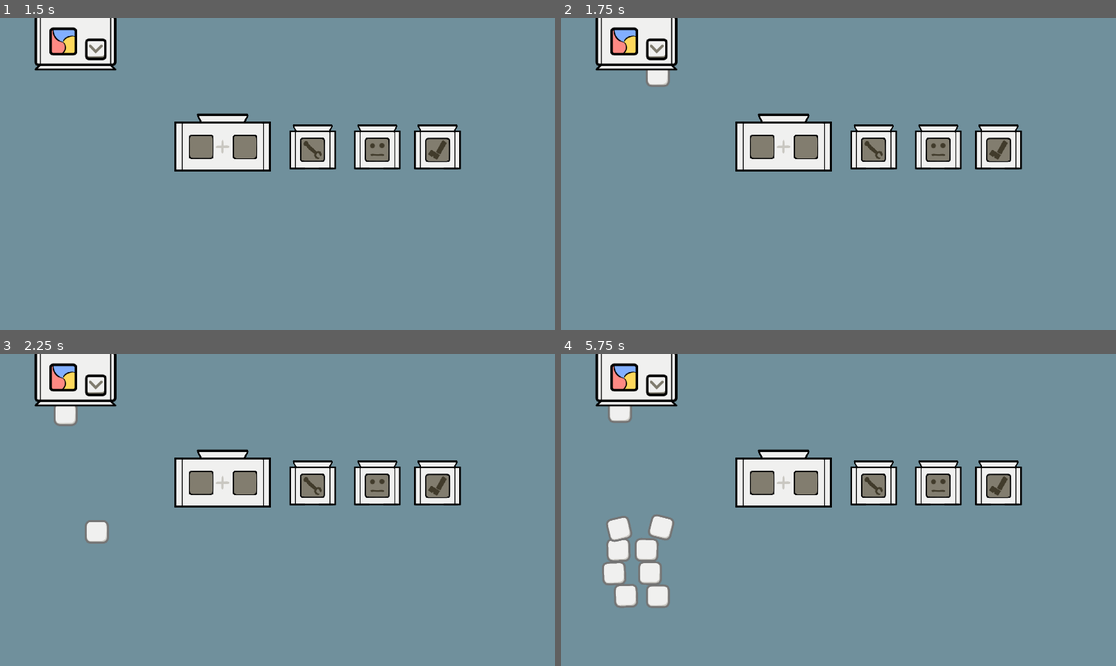
Above: before the commit, frames 1-4 (two rows, left to right).
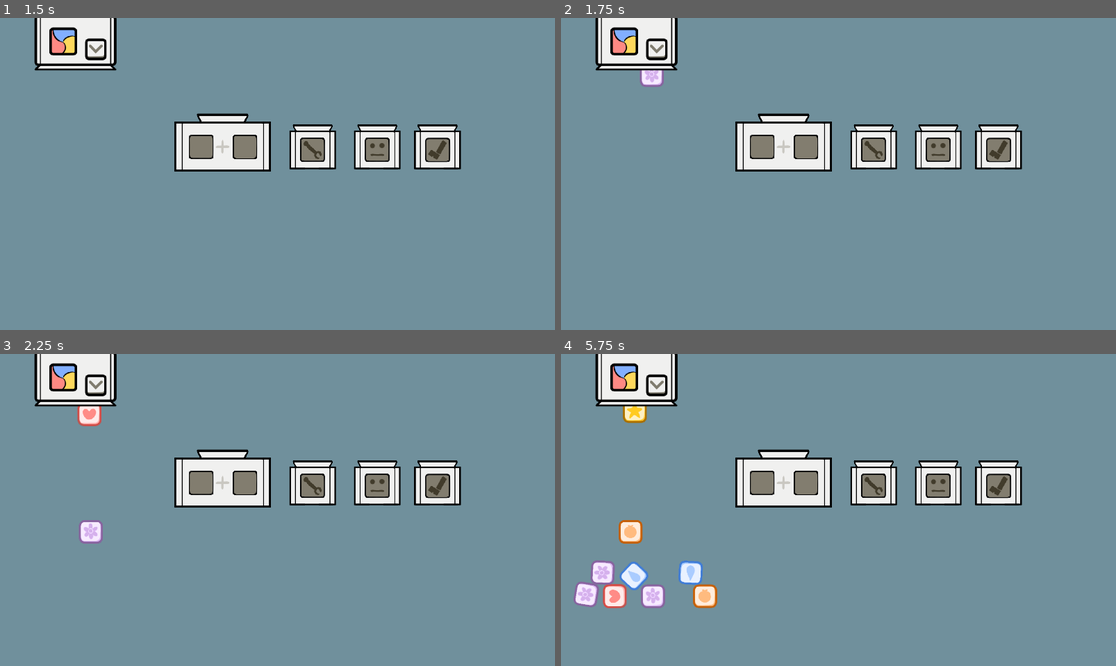
Above: after the commit, the same moments.

Repository: deejai/GodotWildJam53
Game: Godot game, scene res://Main/MainMenu.tscn
Same seed, same stepped clock (60 frames per second), same inputs: the game is played once before the commit and once after it.
Inputs:
- Up to frame 1 (1.5 s): click "New Game" at 0.5 s; tap Enter at 1.25 s
- Up to frame 2 (1.75 s): no input
- Up to frame 3 (2.25 s): no input
- Up to frame 4 (5.75 s): no input

Frame 1 is identical in both runs. In frame 2, 0.2% of the frame differs, in the area x 14-20%, y 16-23%; in frame 3, 0.8%; in frame 4, 4.2%, in the area x 2-29%, y 16-82%.

Commit message:
random boxes spawning

Diff:
--- /dev/null
+++ b/Main/Factory/Box.gd
@@ -0,0 +1,13 @@
+extends Node2D
+
+# Called when the node enters the scene tree for the first time.
+func _ready():
+	pass # Replace with function body.
+
+
+# Called every frame. 'delta' is the elapsed time since the previous frame.
+func _process(delta):
+	pass
+
+func init(type: Main.BoxType):
+	$RigidBody2D/Sprite.frame = type
--- a/Main/Factory/Box.tscn
+++ b/Main/Factory/Box.tscn
@@ -1,6 +1,7 @@
-[gd_scene load_steps=11 format=3 uid="uid://c6bsl42em4whr"]
+[gd_scene load_steps=12 format=3 uid="uid://c6bsl42em4whr"]
 
 [ext_resource type="Texture2D" uid="uid://ch1iut3jqabns" path="res://Assets/Box-Sheet.png" id="1_12p8i"]
+[ext_resource type="Script" path="res://Main/Factory/Box.gd" id="1_78ldm"]
 
 [sub_resource type="RectangleShape2D" id="RectangleShape2D_ld1r7"]
 size = Vector2(80, 80)
@@ -42,6 +43,7 @@
 }]
 
 [node name="Box" type="Node2D"]
+script = ExtResource("1_78ldm")
 
 [node name="RigidBody2D" type="RigidBody2D" parent="."]
 
@@ -49,5 +51,5 @@
 top_level = true
 shape = SubResource("RectangleShape2D_ld1r7")
 
-[node name="AnimatedSprite2D" type="AnimatedSprite2D" parent="RigidBody2D"]
+[node name="Sprite" type="AnimatedSprite2D" parent="RigidBody2D"]
 frames = SubResource("SpriteFrames_2gmxa")
--- a/Main/Factory/Factory.gd
+++ b/Main/Factory/Factory.gd
@@ -17,6 +17,7 @@
 	if timer >= next_spawn:
 		next_spawn += box_interval
 		var new_box = box.instantiate()
+		new_box.init(1 + randi() % 6)
 		new_box.position.x = $BoxChute.position.x + $BoxChute.size.x/2 - 75 + randf() * 150
 		add_child(new_box)
 		print("box spawned at ", timer, " seconds")
--- /dev/null
+++ b/Main/Main.gd
@@ -0,0 +1,12 @@
+extends Node
+
+enum BoxType {BLANK, HEART, ORANGE, STAR, LEAF, WATER, FLOWER}
+
+# Called when the node enters the scene tree for the first time.
+func _ready():
+	pass # Replace with function body.
+
+
+# Called every frame. 'delta' is the elapsed time since the previous frame.
+func _process(_delta):
+	pass
--- a/project.godot
+++ b/project.godot
@@ -15,6 +15,10 @@
 config/features=PackedStringArray("4.0", "Forward Plus")
 config/icon="res://icon.svg"
 
+[autoload]
+
+Main="*res://Main/Main.gd"
+
 [display]
 
 window/size/viewport_width=1920
